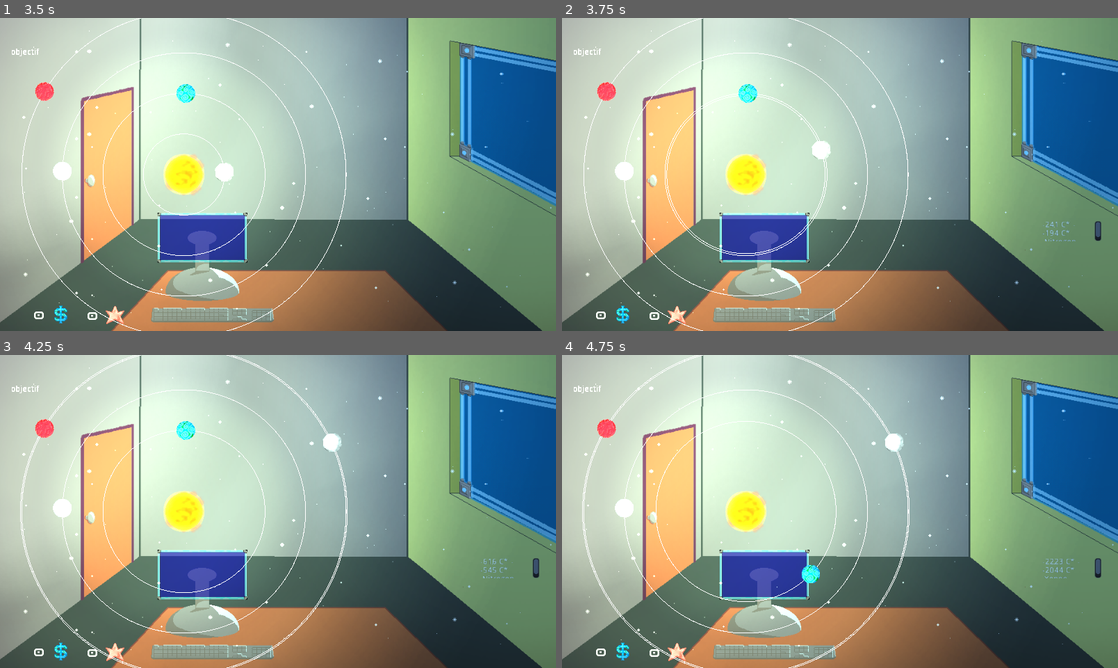
Above: before the commit, frames 1-4 (two rows, left to right).
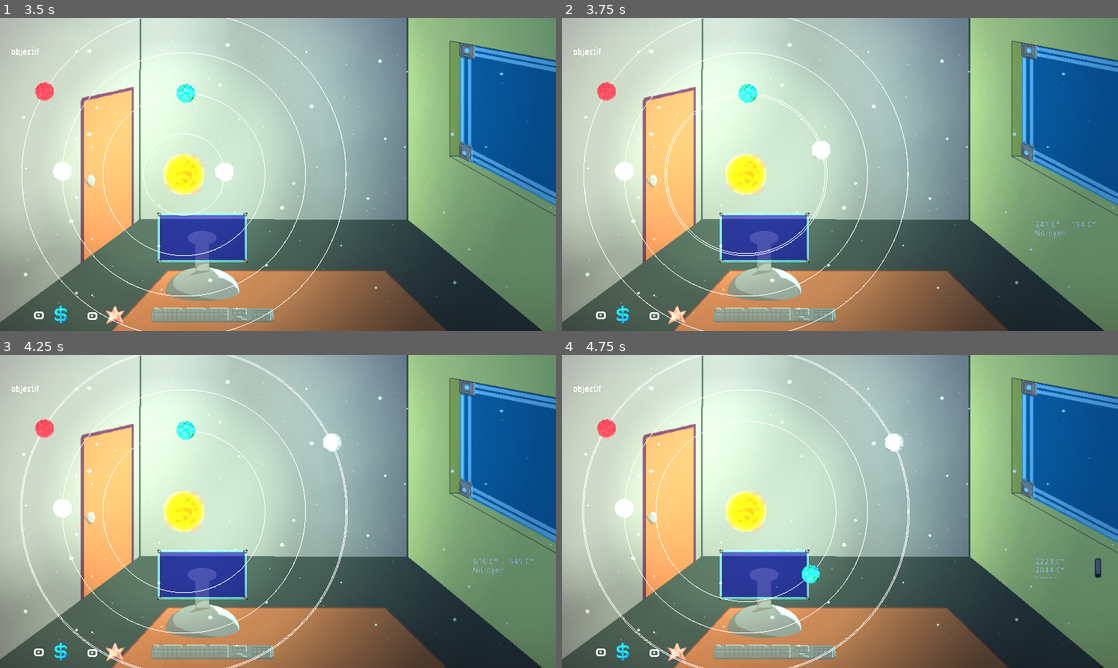
Above: after the commit, the same moments.

Repository: RyanHerb/-jubilant-octo-robot
Game: Godot game, scene res://Main.tscn
Two runs of this game, one before a commit and one after it. Both use one fixed random seed, a clock stepped at 60 frames per second and the inputs below.
Inputs (mouse positions are in pixels of both pictures, inside the frame that each line leads up to):
- Up to frame 1 (3.5 s): click "start" at 0.5 s; click "new mission" at 1.25 s; click "next" at 2 s; click "objective" at 2.75 s
- Up to frame 2 (3.75 s): tap Enter at 3.5 s; drag from (784, 171) to (895, 105) at 3.52 s
- Up to frame 3 (4.25 s): no input
- Up to frame 4 (4.75 s): tap Space at 4.25 s; drag from (745, 430) to (812, 574) at 4.27 s

Frame 1 is identical in both runs. In frame 2, 0.2% of the frame differs, in the area x 84-97%, y 64-72%; in frame 3, 0.2%; in frame 4, 0.1%.
Error in both runs: Attempt to call function 'new_game' in base 'null instance' on a null instance. (res://Main.gd:7)

Commit message:
widen temp label in System

Diff:
--- a/System.tscn
+++ b/System.tscn
@@ -47,7 +47,7 @@
 texture = ExtResource( 2 )
 
 [node name="ParamPlanete" type="RichTextLabel" parent="."]
-margin_left = 831.0
+margin_left = 814.0
 margin_top = 350.0
 margin_right = 934.0
 margin_bottom = 385.0
